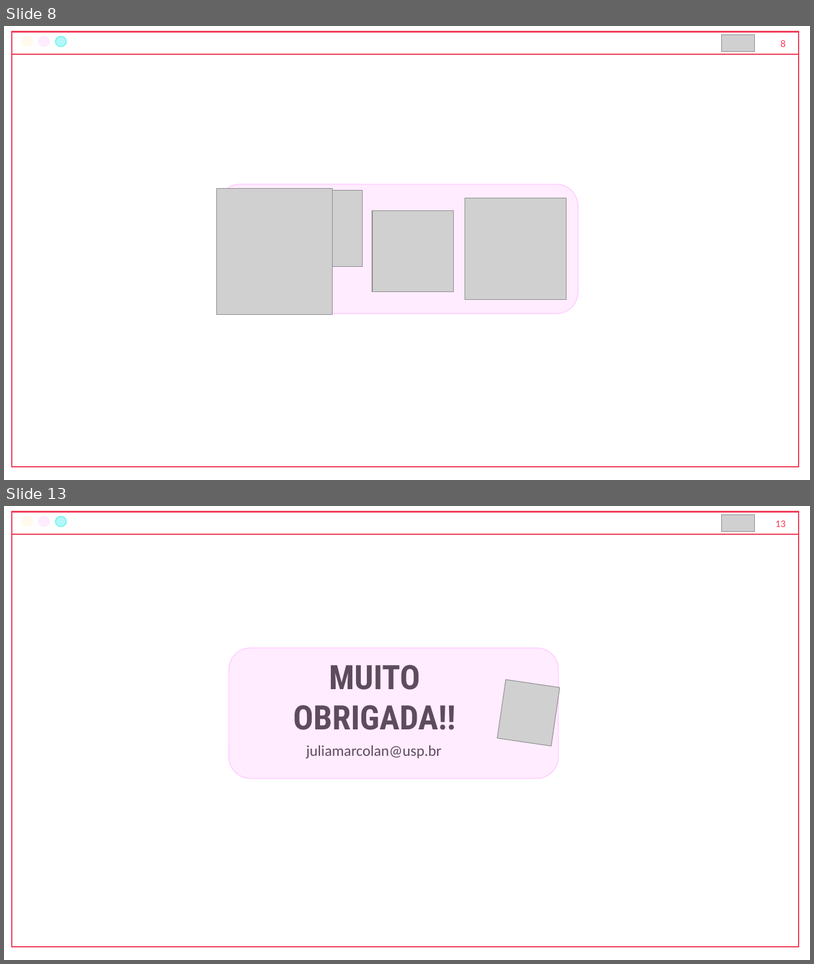
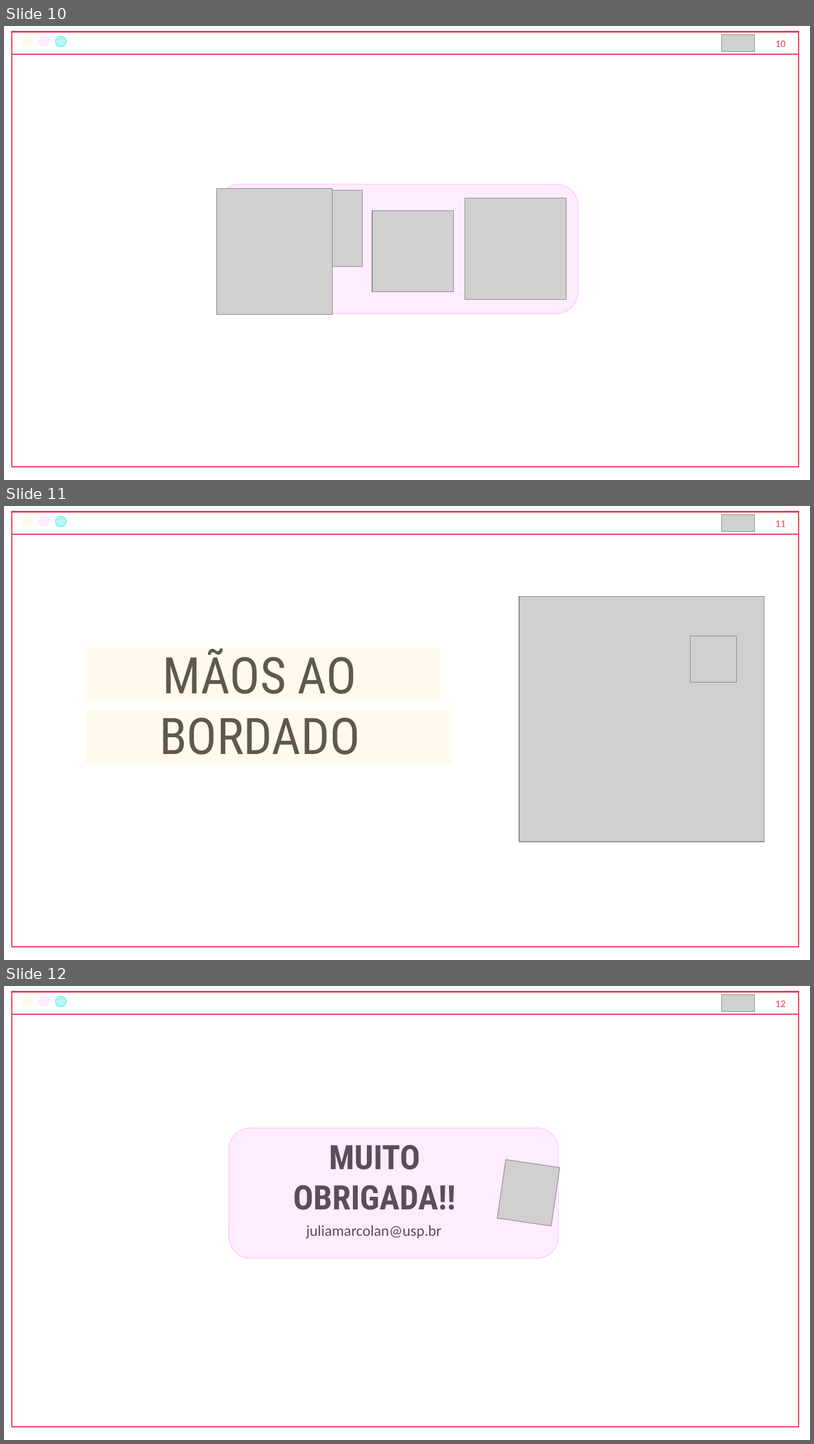
Before and after one commit to julhamarcolan/python_pixel_art, a slide deck: palestra.pptx. Shown one above the other, each under a label of ours: slides 8 and 13 before the commit, slides 10, 11 and 12 after it; the slides between them are not shown. The pictures are 814x964 and 814x1444 pixels, drawn with LibreOffice and Linux fonts; fonts in the diff are those of the drawing; grey boxes stand for pictures. Boxes give left, top, right and bottom in pixels: in the first picture for what was removed or moved away, otherwise in the second. Text is boxed around its words. In the diff, an @@ line names an element or a change of style, - is before the commit and + after.

```diff
--- a/palestra.pptx
+++ b/palestra.pptx
@@ slide 11 added at box(4, 506, 810, 960), background #FFFFFF @@
@@ group added at box(12, 511, 799, 946): 3 ellipses, 1 rectangle, 1 line @@
@@ picture added at box(722, 514, 755, 531) @@
@@ page number added at box(776, 520, 786, 527), 12 pt, text #EF3E58 @@
+11
@@ picture added at box(519, 597, 764, 842) @@
@@ rectangle added at box(85, 648, 441, 702), fill #FFF2CC at 37% opacity @@
@@ text added at box(159, 648, 360, 754), 60 pt, text #000000 @@
+MÃOS AO
+BORDADO
@@ picture added at box(691, 636, 737, 682) @@
@@ rectangle added at box(85, 711, 452, 765), fill #FFF2CC at 37% opacity @@
@@ what was slide 8 is now slide 10 @@
@@ page number at box(776, 40, 786, 47): text changed @@
-8
+10
@@ what was slide 13 is now slide 12 @@
@@ page number at box(776, 1000, 786, 1007): text changed @@
-13
+12
```
Also in this commit, not shown: 2 slides removed.
